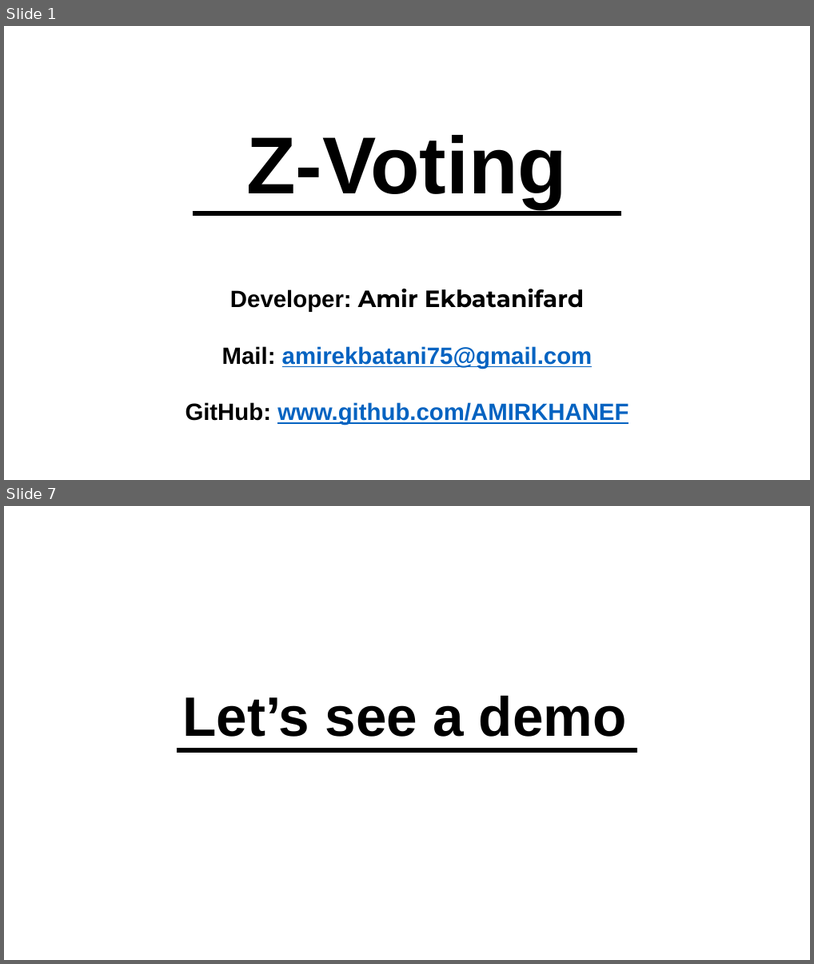
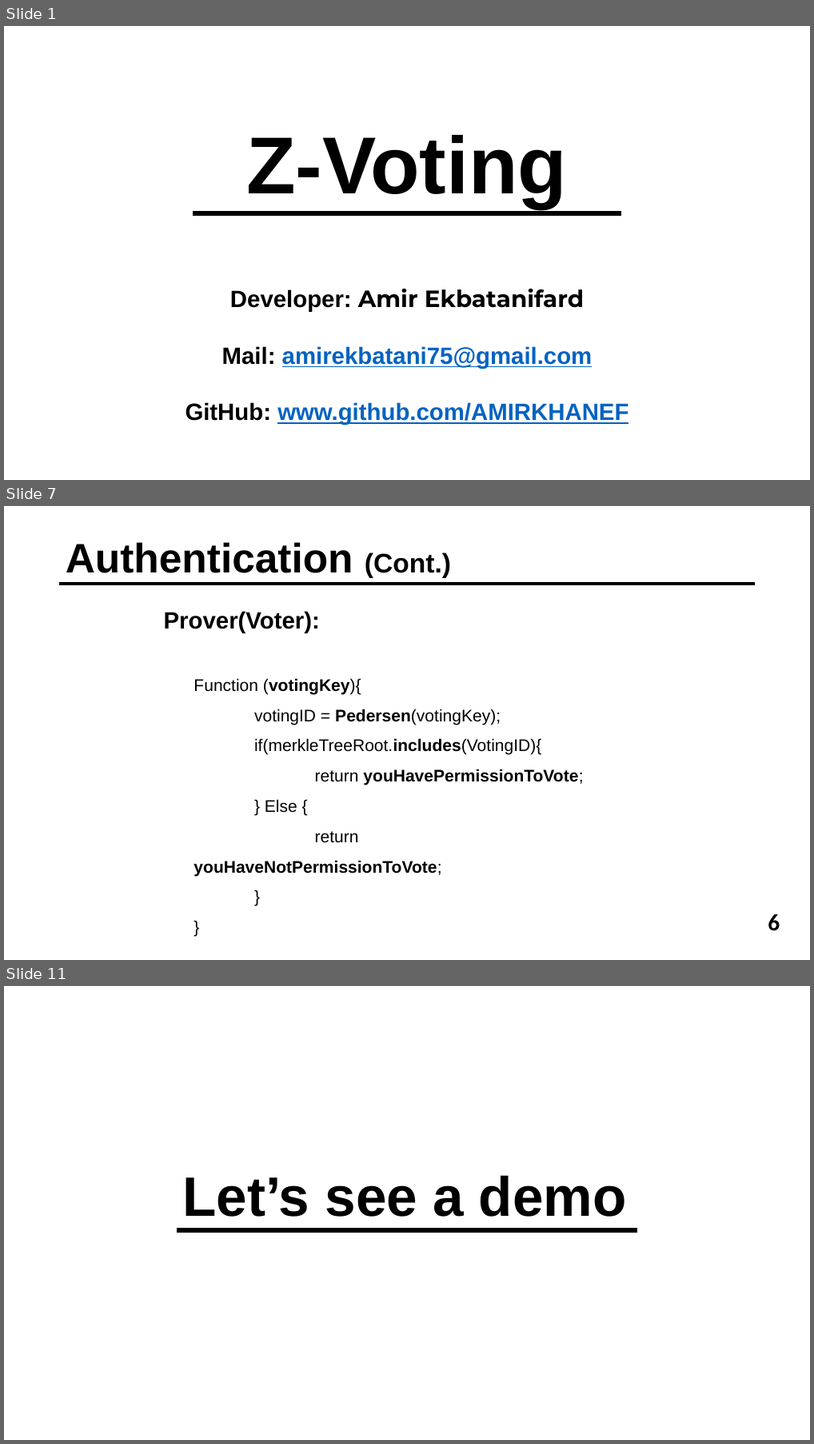
Before and after one commit to AMIRKHANEF/Z-Voting, a slide deck: Z-Voting presentation.pptx. Shown one above the other, each under a label of ours: slides 1 and 7 before the commit, slides 1, 7 and 11 after it; the slides between them are not shown. The pictures are 814x964 and 814x1444 pixels, drawn with LibreOffice and Linux fonts; fonts in the diff are those of the drawing. Boxes give left, top, right and bottom in pixels: in the first picture for what was removed or moved away, otherwise in the second. Text is boxed around its words. In the diff, an @@ line names an element or a change of style, - is before the commit and + after.

```diff
--- a/Z-Voting presentation.pptx
+++ b/Z-Voting presentation.pptx
@@ slide 7 added at (x1=4, y1=506, x2=810, y2=960), background #FFFFFF @@
@@ title added at (x1=66, y1=542, x2=451, y2=578), 49 pt, text #000000, bold @@
+Authentication (Cont.)
@@ line added from (755, 584) to (60, 584), #000000 4.5 pt @@
@@ text added at (x1=164, y1=611, x2=583, y2=876), 20 pt, text #000000, bold @@
+Prover(Voter):
+  Function (votingKey){
+  votingID = Pedersen(votingKey);
+  if(merkleTreeRoot.includes(VotingID){
+  return youHavePermissionToVote;
+  } Else {
+  return youHaveNotPermissionToVote;
+  }
+  }
@@ text added at (x1=768, y1=914, x2=780, y2=931), 28 pt, text #000000, bold @@
+6
@@ what was slide 7 is now slide 11 @@
```
Also in this commit, not shown: 3 slides changed, 5 other slides added, 2 slides removed.
